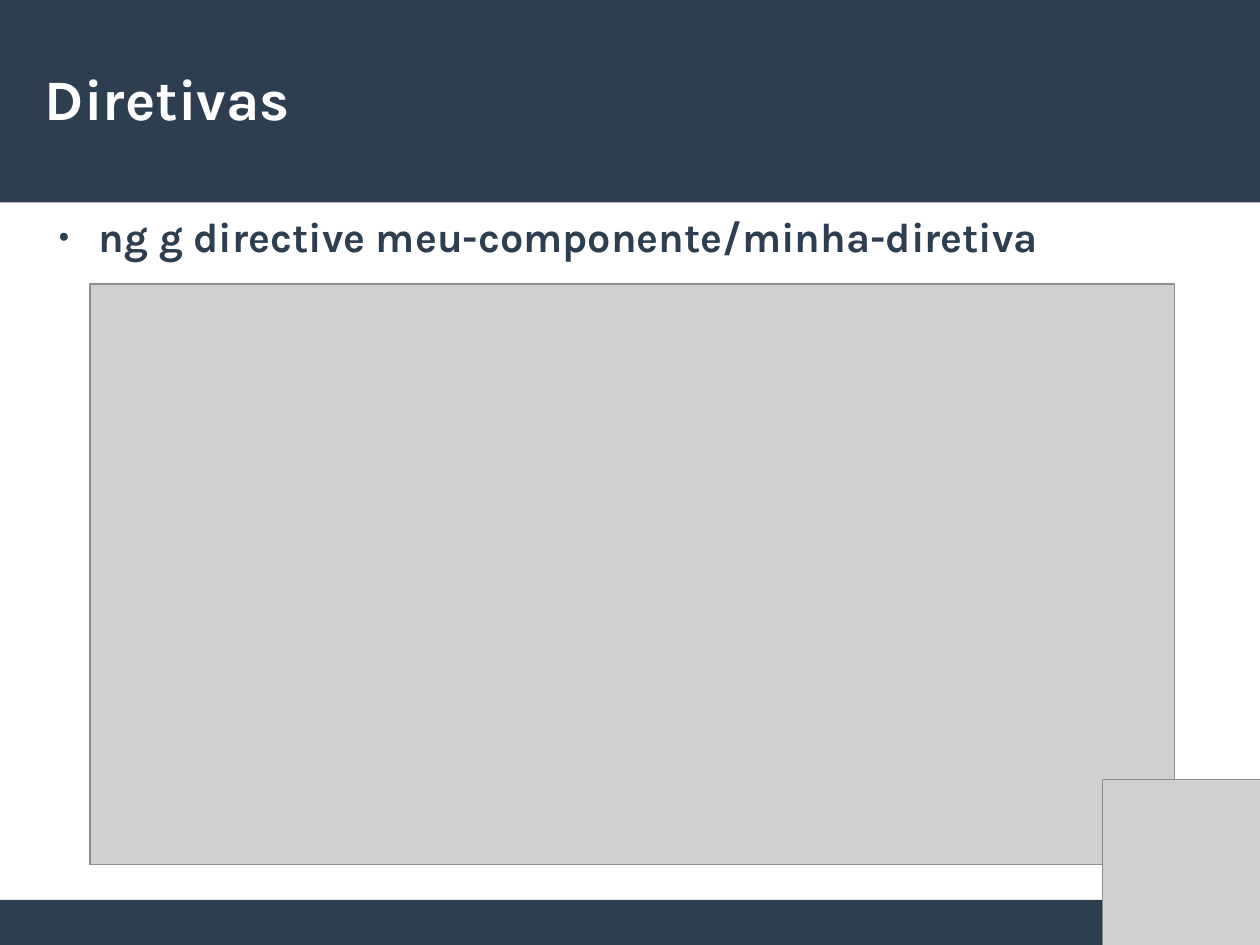
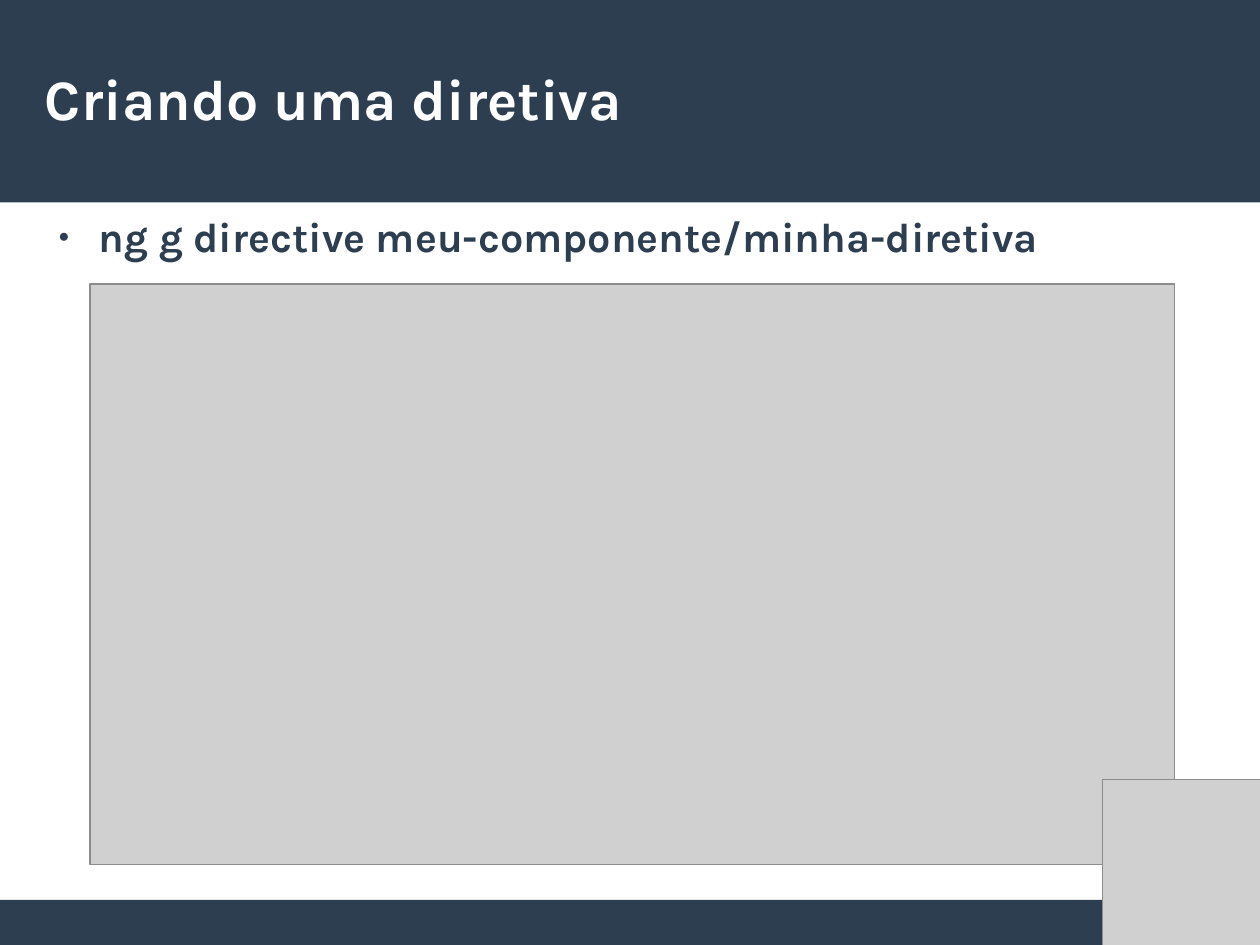
Before and after one commit to willianmarquesfreire/AulasAngular2, a slide deck: slide 14 of Slides.odp (slide 15 before the commit). Drawn at 1260x945 pixels with LibreOffice and Linux fonts; fonts in the diff are those of the drawing; grey boxes stand for pictures. Boxes give left, top, right and bottom in pixels: in the first picture for what was removed or moved away, otherwise in the second. Text is boxed around its words. In the diff, an @@ line names an element or a change of style, - is before the commit and + after.

```diff
--- a/Slides.odp
+++ b/Slides.odp
@@ title at <box>45,79,622,121</box>: text changed @@
-Diretivas
+Criando uma diretiva
```
Also in this commit, not shown: 3 other slides changed, 2 slides removed, 7 other files.
